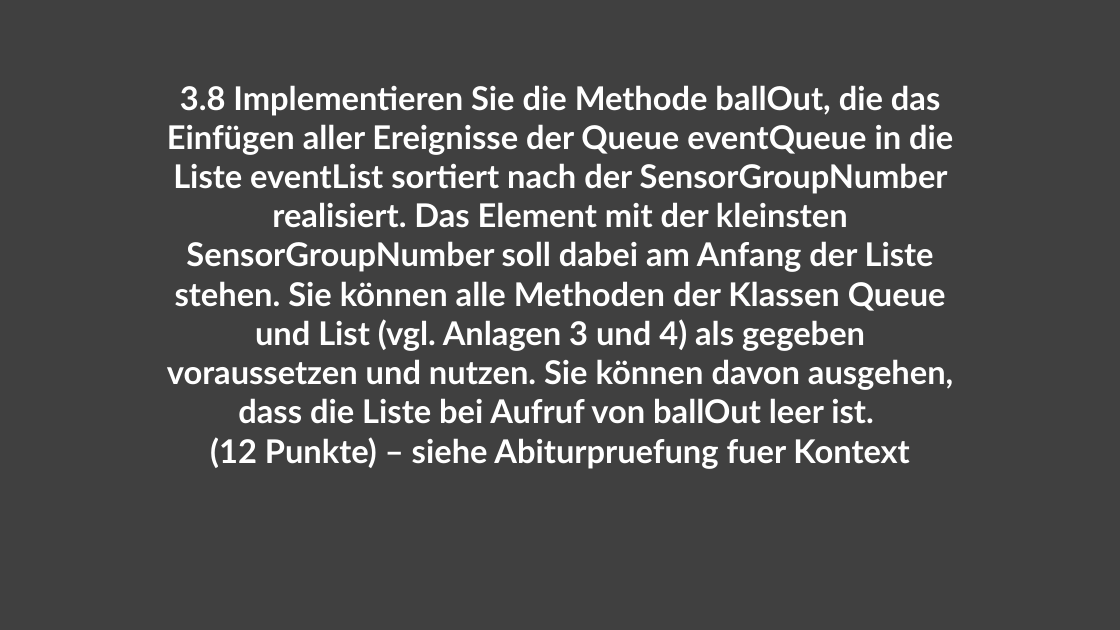
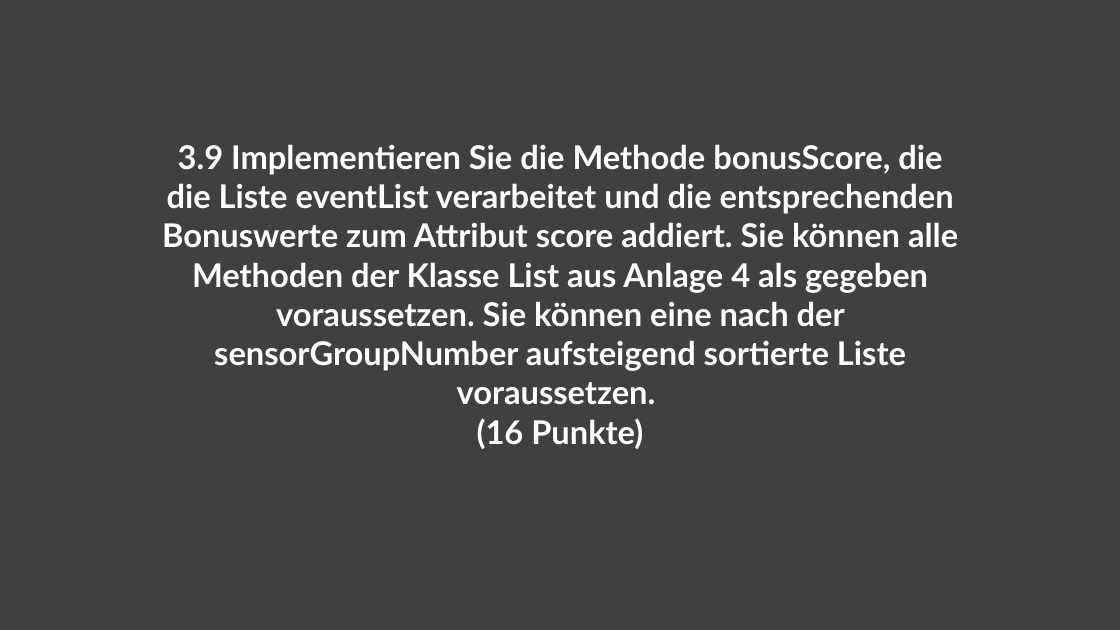
Before and after one commit to AH1M1-Org/School, a slide deck: slide 28 of Informatik/Dynamische Datenstrukturen.pptx (slide 27 before the commit). Drawn at 1120x630 pixels with LibreOffice and Linux fonts; fonts in the diff are those of the drawing. Boxes give left, top, right and bottom in pixels: in the first picture for what was removed or moved away, otherwise in the second. Text is boxed around its words. In the diff, an @@ line names an element or a change of style, - is before the commit and + after.

```diff
--- a/Informatik/Dynamische Datenstrukturen.pptx
+++ b/Informatik/Dynamische Datenstrukturen.pptx
@@ text at (x1=162, y1=144, x2=958, y2=449): text changed @@
-3.8 Implementieren Sie die Methode ballOut, die das Einfügen aller Ereignisse der Queue eventQueue in die Liste eventList sortiert nach der SensorGroupNumber realisiert. Das Element mit der kleinsten SensorGroupNumber soll dabei am Anfang der Liste stehen. Sie können alle Methoden der Klassen Queue und List (vgl. Anlagen 3 und 4) als gegeben voraussetzen und nutzen. Sie können davon ausgehen, dass die Liste bei Aufruf von ballOut leer ist.
-(12 Punkte) – siehe Abiturpruefung fuer Kontext
+3.9 Implementieren Sie die Methode bonusScore, die die Liste eventList verarbeitet und die entsprechenden Bonuswerte zum Attribut score addiert. Sie können alle Methoden der Klasse List aus Anlage 4 als gegeben voraussetzen. Sie können eine nach der sensorGroupNumber aufsteigend sortierte Liste voraussetzen.
+(16 Punkte)
```
Also in this commit, not shown: 4 slides added, 1 slide removed, 8 other files.
